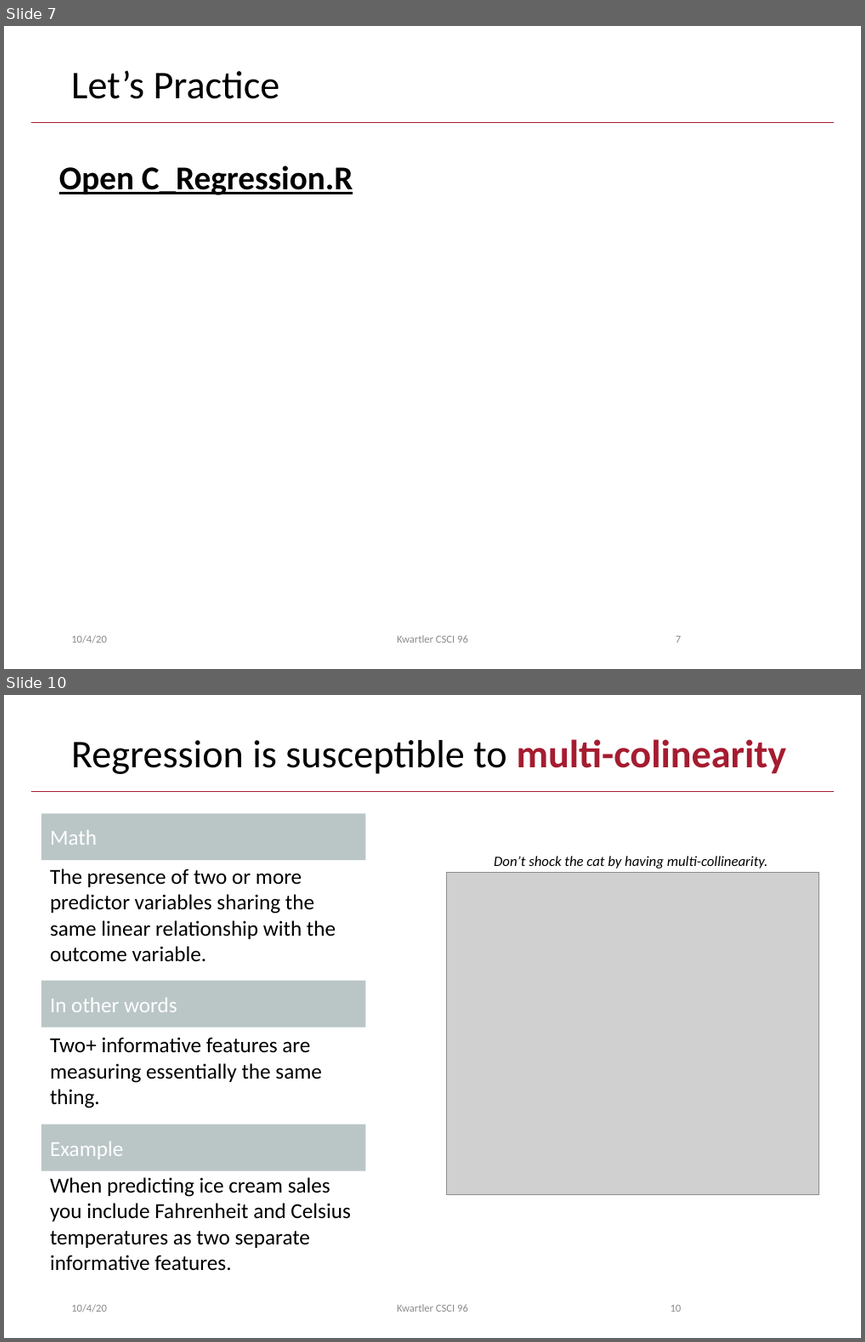
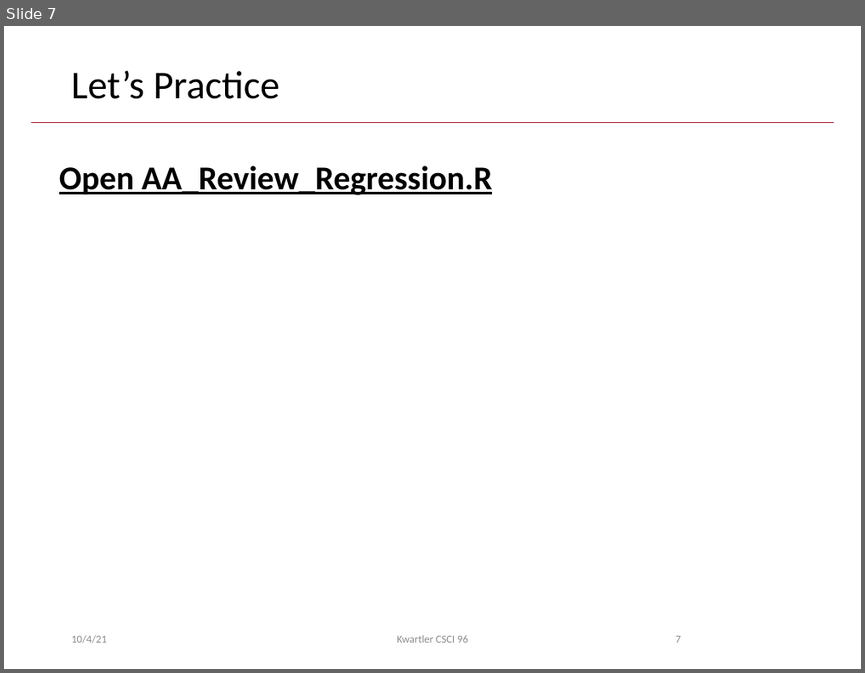
Before and after one commit to kwartler/Harvard_DataMining_Business_Student, a slide deck: Lessons/E_LogReg/Regression_review.pptx. Shown one above the other, each under a label of ours: slides 7 and 10 before the commit, slide 7 after it; the slides between them are not shown. The pictures are 865x1342 and 865x673 pixels, drawn with LibreOffice and Linux fonts; fonts in the diff are those of the drawing; grey boxes stand for pictures; background and template pictures are left out. Boxes give left, top, right and bottom in pixels: in the first picture for what was removed or moved away, otherwise in the second. Text is boxed around its words. In the diff, an @@ line names an element or a change of style, - is before the commit and + after.

Commit message:
adjust logistic regression lesson

```diff
--- a/Lessons/E_LogReg/Regression_review.pptx
+++ b/Lessons/E_LogReg/Regression_review.pptx
@@ slide 10 removed at box(4, 695, 861, 1338), background #FFFFFF; not listed: 1 template element that a slide beside it also shows @@
@@ title removed at box(71, 739, 787, 774) @@
-Regression is susceptible to multi-colinearity
@@ rectangle removed at box(41, 813, 365, 861) @@
-Math
@@ text removed at box(50, 868, 336, 961) @@
-The presence of two or more predictor variables sharing the same linear relationship with the outcome variable.
@@ picture removed at box(447, 873, 819, 1195) @@
@@ text removed at box(494, 856, 768, 868) @@
-Don’t shock the cat by having multi-collinearity.
@@ rectangle removed at box(41, 981, 365, 1027) @@
-In other words
@@ text removed at box(50, 1037, 322, 1108) @@
-Two+ informative features are measuring essentially the same thing.
@@ rectangle removed at box(41, 1124, 365, 1171) @@
-Example
@@ text removed at box(50, 1177, 350, 1270) @@
-When predicting ice cream sales you include Fahrenheit and Celsius temperatures as two separate informative features.
@@ text removed at box(71, 1304, 107, 1312) @@
-10/4/20
@@ text removed at box(397, 1304, 468, 1311) @@
-Kwartler CSCI 96
@@ page number removed at box(670, 1304, 681, 1311) @@
-10
@@ slide 7 changed as well @@
@@ text at box(59, 165, 493, 195): text changed @@
-Open C_Regression.R
+Open AA_Review_Regression.R
@@ text at box(71, 635, 107, 643): text changed @@
-10/4/20
+10/4/21
```
Also in this commit, not shown: 6 other slides changed, 23 other slides removed, 9 other files.
